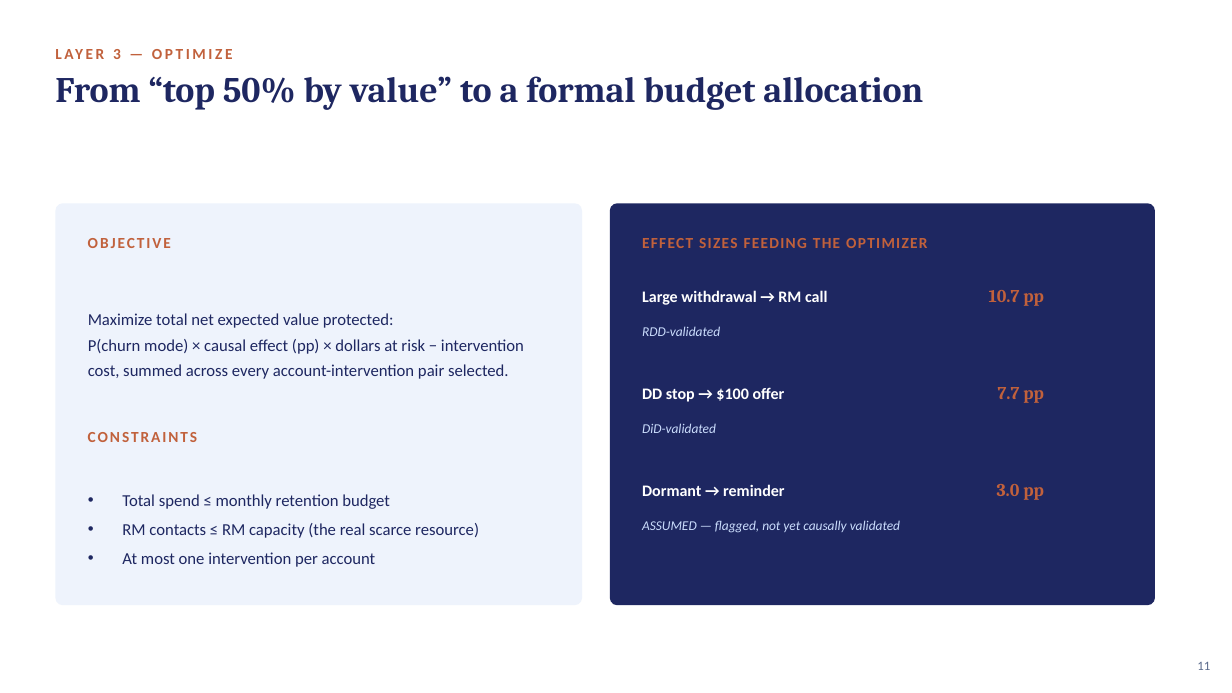
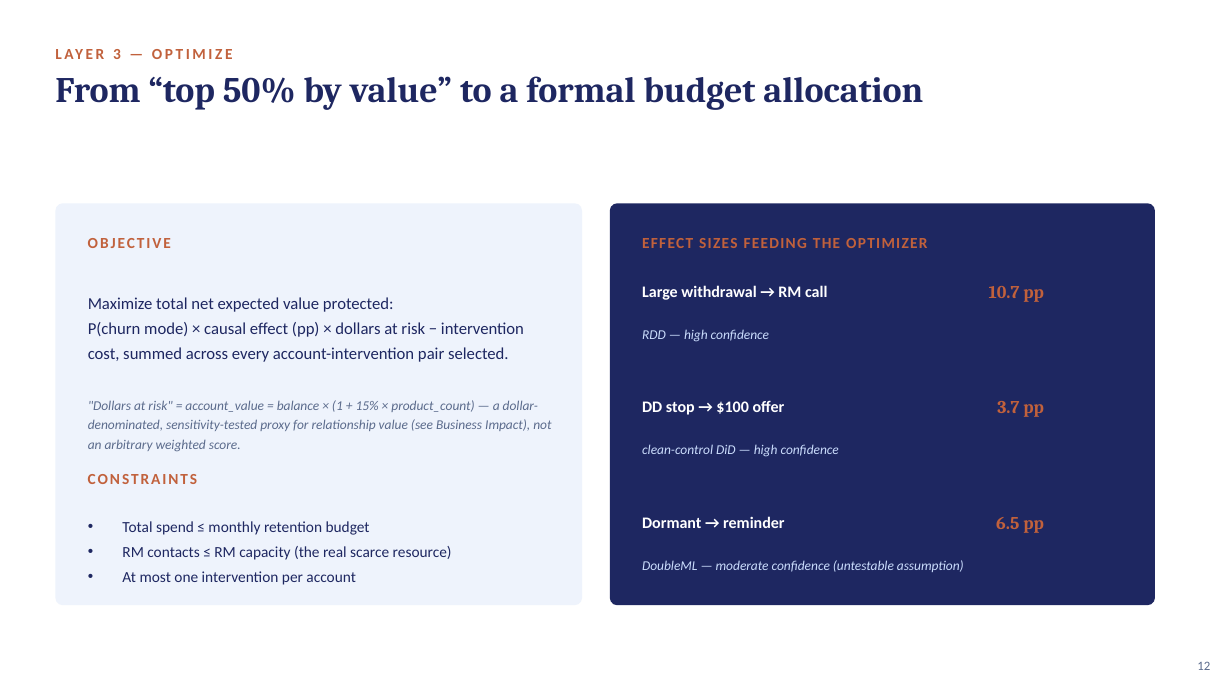
Before and after one commit to crystal1361/DDA-Retention, a slide deck: slide 12 of deck/vanguard_dda_deck.pptx (slide 11 before the commit). Drawn at 1232x693 pixels with LibreOffice and Linux fonts; fonts in the diff are those of the drawing. Boxes give left, top, right and bottom in pixels: in the first picture for what was removed or moved away, otherwise in the second. Text is boxed around its words. In the diff, an @@ line names an element or a change of style, - is before the commit and + after.

Commit message:
Rebuild deck: 18 slides incl. DoubleML + business impact

```diff
--- a/deck/vanguard_dda_deck.pptx
+++ b/deck/vanguard_dda_deck.pptx
@@ text "Maximize total net expected value ..." moved from (x1=88, y1=313, x2=524, y2=379) to (x1=88, y1=297, x2=524, y2=362) @@
@@ text "Large withdrawal → RM call" moved from (x1=642, y1=290, x2=827, y2=305) to (x1=642, y1=285, x2=827, y2=300) @@
@@ text "10.7 pp" moved from (x1=989, y1=290, x2=1044, y2=306) to (x1=989, y1=286, x2=1044, y2=302) @@
@@ text at (x1=642, y1=329, x2=769, y2=342): text changed @@
-RDD-validated
+RDD — high confidence
@@ text "DD stop → $100 offer" moved from (x1=642, y1=387, x2=785, y2=402) to (x1=642, y1=400, x2=785, y2=415) @@
@@ text added at (x1=88, y1=400, x2=551, y2=451), 10.5 pt, text #5B6B8C, italic @@
+"Dollars at risk" = account_value = balance × (1 + 15% × product_count) — a dollar-denominated, sensitivity-tested proxy for relationship value (see Business Impact), not an arbitrary weighted score.
@@ text at (x1=997, y1=401, x2=1044, y2=417): text changed @@
-7.7 pp
+3.7 pp
@@ text at (x1=642, y1=444, x2=839, y2=457): text changed @@
-DiD-validated
+clean-control DiD — high confidence
@@ text "CONSTRAINTS" moved from (x1=88, y1=432, x2=197, y2=442) to (x1=88, y1=474, x2=197, y2=484) @@
@@ text "Total spend ≤ monthly retention ..." moved from (x1=122, y1=494, x2=479, y2=567) to (x1=122, y1=521, x2=452, y2=585) @@
@@ text "Total spend ≤ monthly retention ..." at (x1=122, y1=521, x2=452, y2=585): size 13 to 12 pt; line spacing 1.2 to 1.15; less space between paragraphs @@
@@ text "Dormant → reminder" moved from (x1=642, y1=484, x2=784, y2=496) to (x1=642, y1=516, x2=784, y2=528) @@
@@ text removed at (x1=642, y1=520, x2=900, y2=533) @@
-ASSUMED — flagged, not yet causally validated
@@ text at (x1=996, y1=517, x2=1044, y2=533): text changed @@
-3.0 pp
+6.5 pp
@@ text added at (x1=642, y1=560, x2=964, y2=572), 10.5 pt, text #CADCFC, italic @@
+DoubleML — moderate confidence (untestable assumption)
@@ text at (x1=1197, y1=661, x2=1210, y2=670): text changed @@
-11
+12
```
Also in this commit, not shown: 10 other slides changed, 3 slides added, 2 other files.
